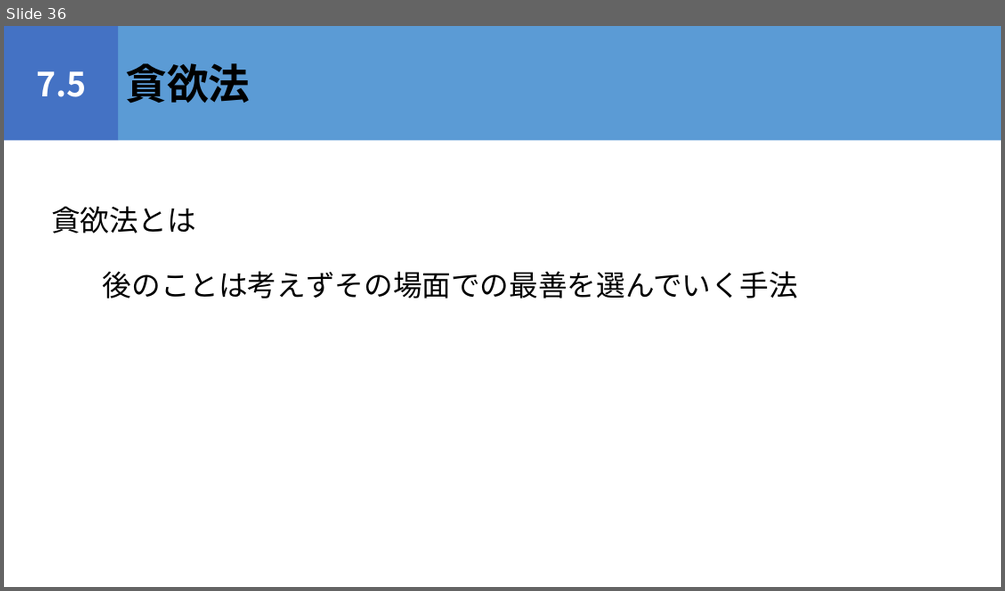
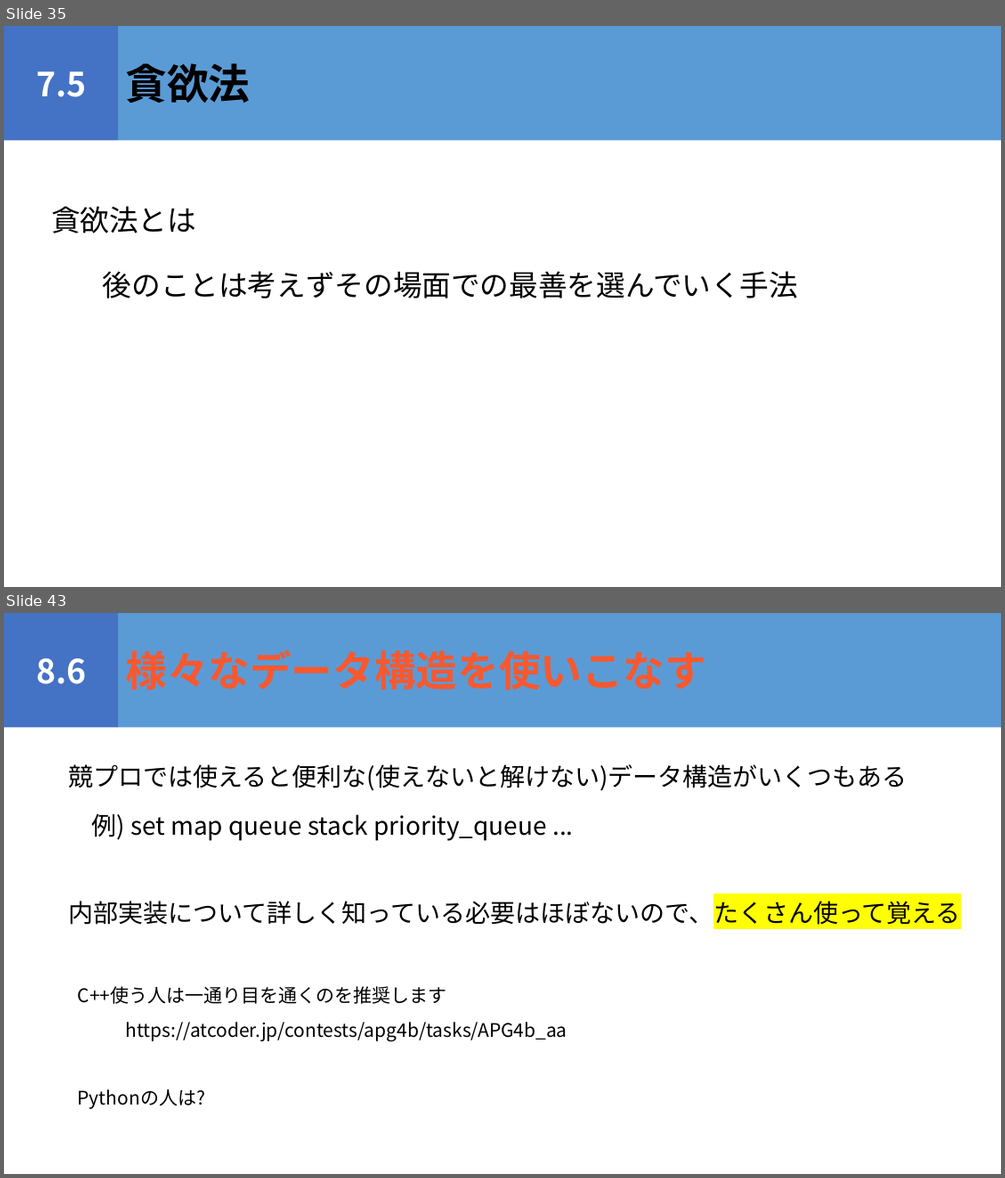
Before and after one commit to igeeeeee/triC_AtCoder_Beginners_Selection, a slide deck: ABS_勉強会.pptx. Shown one above the other, each under a label of ours: slide 36 before the commit, slides 35 and 43 after it; the slides between them are not shown. The pictures are 1005x591 and 1005x1178 pixels, drawn with LibreOffice and Linux fonts; fonts in the diff are those of the drawing. Boxes give left, top, right and bottom in pixels: in the first picture for what was removed or moved away, otherwise in the second. Text is boxed around its words. In the diff, an @@ line names an element or a change of style, - is before the commit and + after.

```diff
--- a/ABS_勉強会.pptx
+++ b/ABS_勉強会.pptx
@@ slide 43 added at <box>4,613,1001,1174</box>, background #FFFFFF @@
@@ rectangle added at <box>4,613,119,728</box>, fill #4472C4, 32 pt, text #FFFFFF, bold @@
+8.6
@@ rectangle added at <box>119,613,1001,728</box>, fill #5B9BD5, 40 pt, text #F8582E, bold @@
+様々なデータ構造を使いこなす
@@ text added at <box>68,764,906,791</box>, 24 pt, text #000000 @@
+競プロでは使えると便利な(使えないと解けない)データ構造がいくつもある
@@ text added at <box>91,813,547,841</box>, 24 pt, text #000000 @@
+例) set map queue stack priority_queue ...
@@ text added at <box>68,897,960,929</box>, 24 pt, text #000000 @@
+内部実装について詳しく知っている必要はほぼないので、たくさん使って覚える
@@ text added at <box>78,986,447,1004</box>, 18 pt, text #000000 @@
+C++使う人は一通り目を通くのを推奨します
@@ text added at <box>126,1022,567,1041</box>, 18 pt, text #000000 @@
+https://atcoder.jp/contests/apg4b/tasks/APG4b_aa
@@ text added at <box>78,1089,205,1109</box>, 18 pt, text #000000 @@
+Pythonの人は?
@@ what was slide 36 is now slide 35 @@
```
Also in this commit, not shown: 1 slide changed, 8 other slides added, 5 other files.
